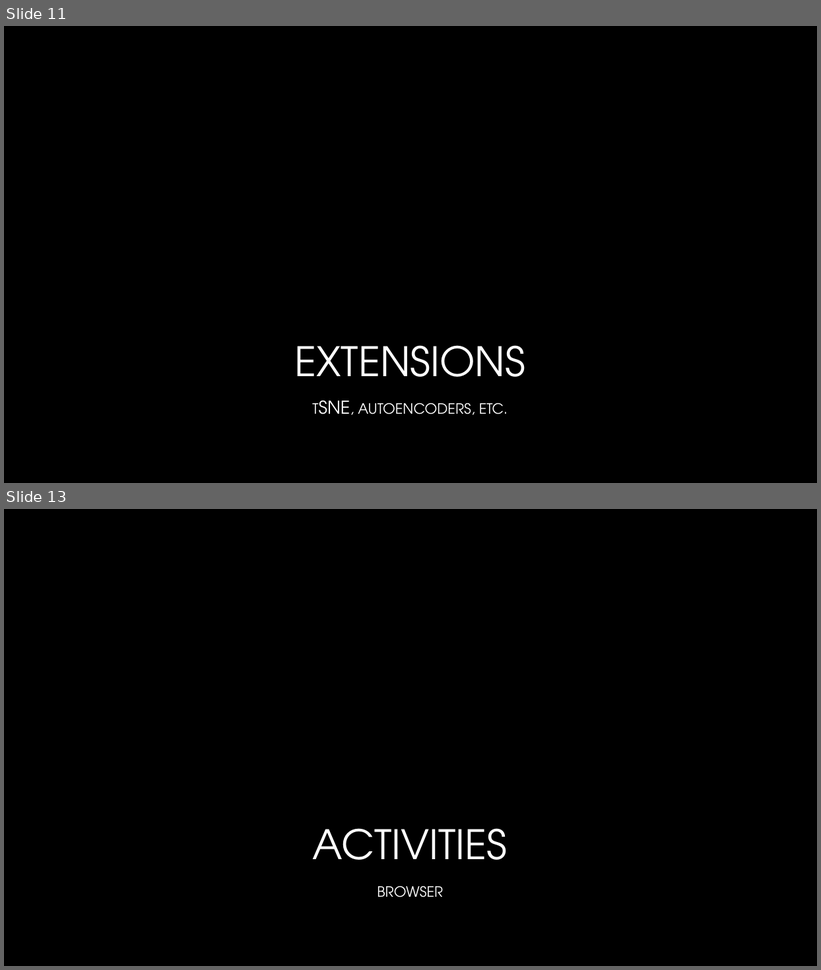
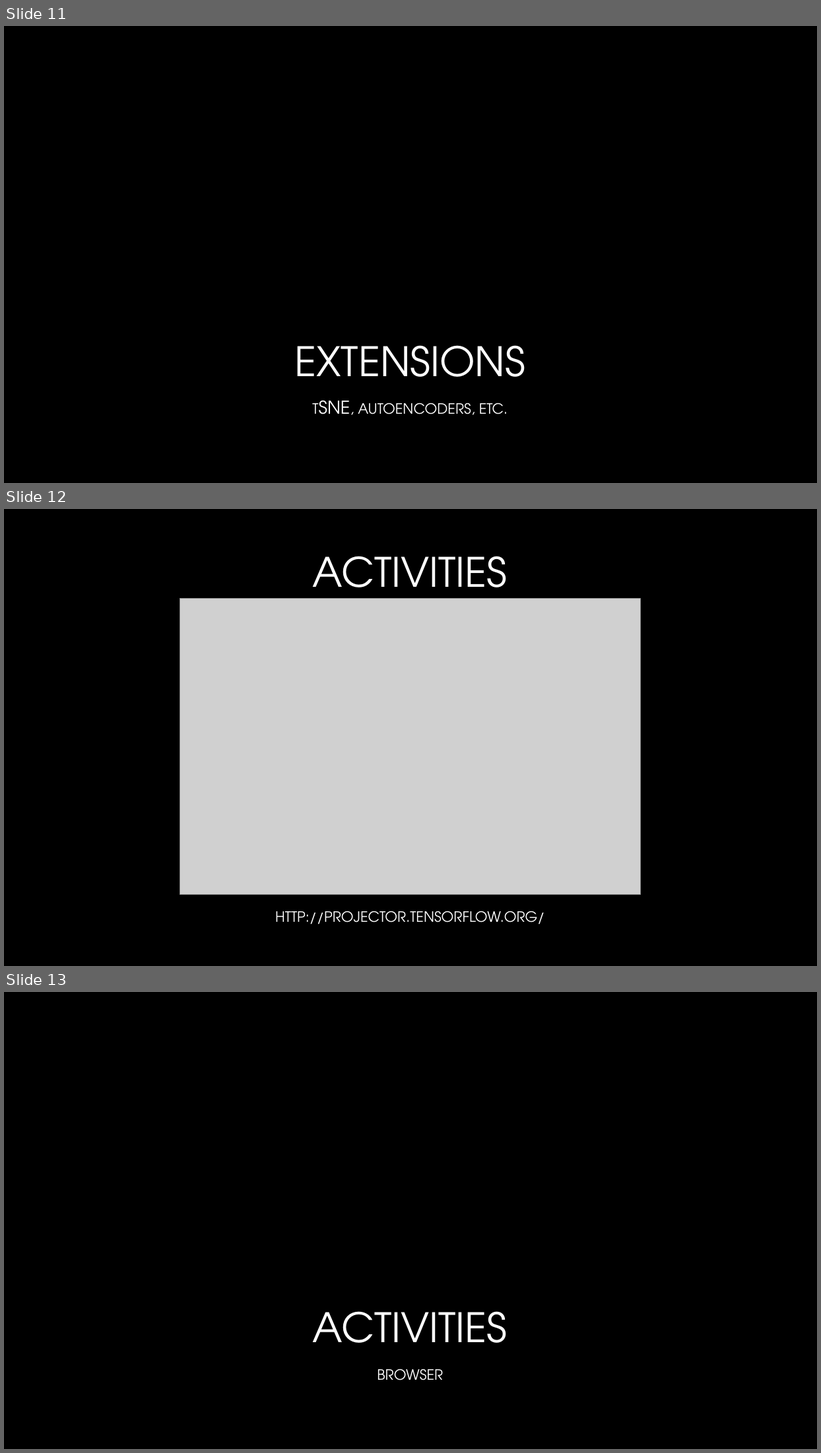
Before and after one commit to neelsoumya/visualization_lecture, a slide deck: Presentation_intro.pptx. Shown one above the other, each under a label of ours: slides 11 and 13 before the commit, slides 11, 12 and 13 after it; the slides between them are not shown. The pictures are 821x970 and 821x1453 pixels, drawn with LibreOffice and Linux fonts; fonts in the diff are those of the drawing; grey boxes stand for pictures; background and template pictures are left out. Boxes give left, top, right and bottom in pixels: in the first picture for what was removed or moved away, otherwise in the second. Text is boxed around its words. In the diff, an @@ line names an element or a change of style, - is before the commit and + after.

```diff
--- a/Presentation_intro.pptx
+++ b/Presentation_intro.pptx
@@ slide 12 added at (4, 509, 817, 966), background picture (left out) @@
@@ title added at (313, 556, 508, 606), 48 pt, text gradient #FFFFFF to #A6A6A6 @@
+ACTIVITIES
@@ picture added at (180, 599, 641, 895) @@
@@ subtitle added at (275, 911, 545, 925), 21 pt, text gradient #FFFFFF to #BFBFBF, small capitals @@
+http://projector.tensorflow.org/
```
Also in this commit, not shown: 1 slide removed.
